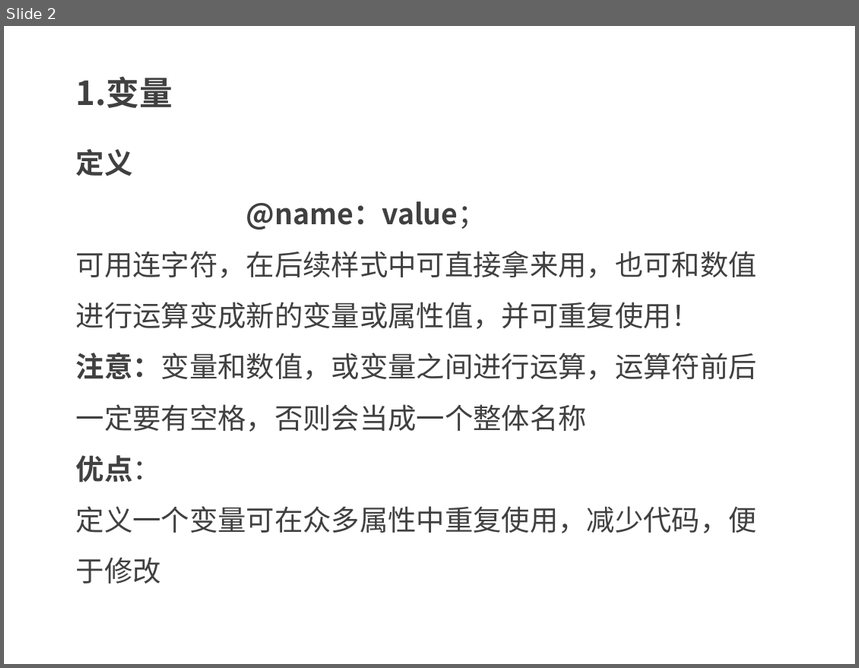
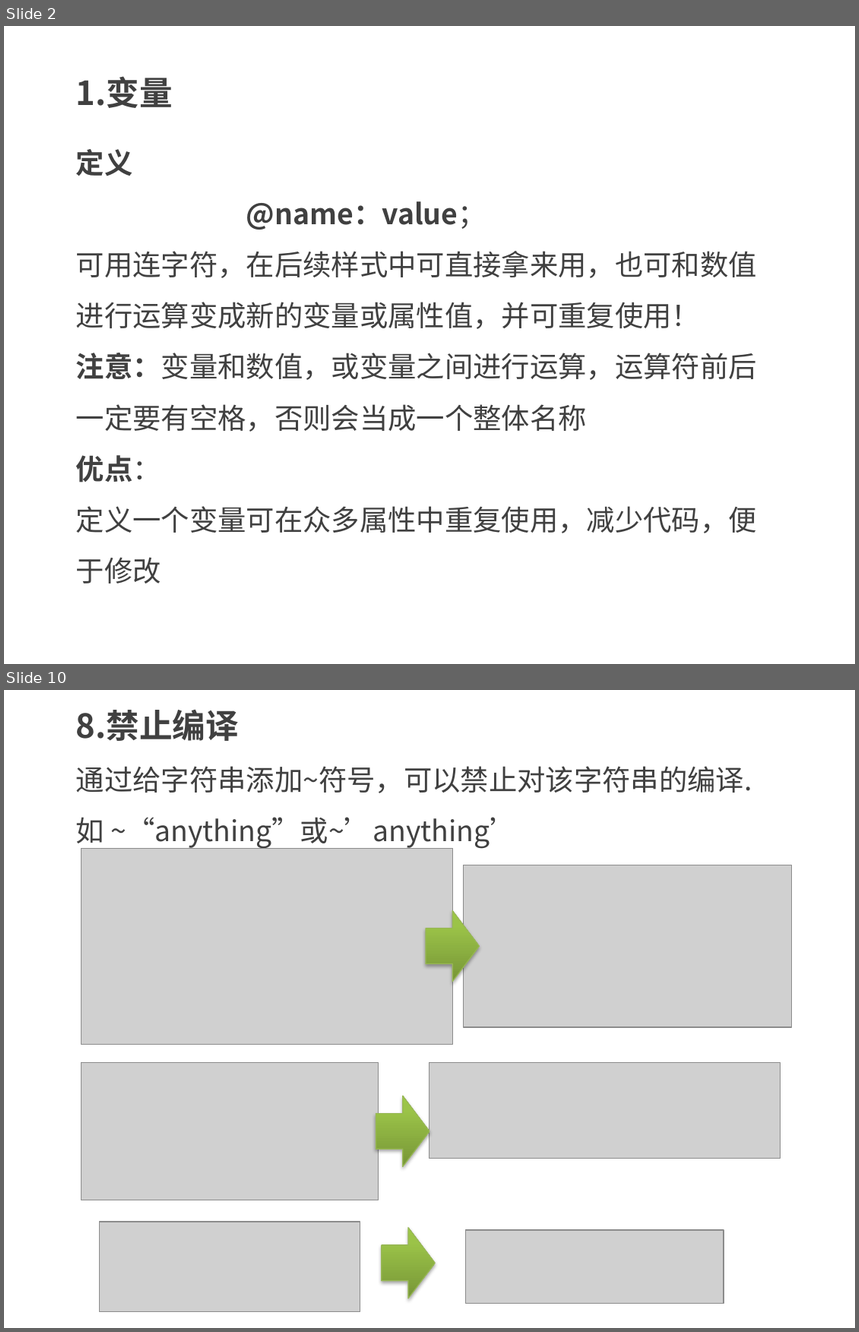
Before and after one commit to kong66/less-class, a slide deck: less-2-变量.pptx. Shown one above the other, each under a label of ours: slide 2 before the commit, slides 2 and 10 after it; the slides between them are not shown. The pictures are 859x668 and 859x1332 pixels, drawn with LibreOffice and Linux fonts; fonts in the diff are those of the drawing; grey boxes stand for pictures. Boxes give left, top, right and bottom in pixels: in the first picture for what was removed or moved away, otherwise in the second. Text is boxed around its words. In the diff, an @@ line names an element or a change of style, - is before the commit and + after.

```diff
--- a/less-2-变量.pptx
+++ b/less-2-变量.pptx
@@ slide 10 added at box(4, 690, 855, 1328), background #FFFFFF @@
@@ text added at box(76, 709, 239, 741), 28 pt, text #404040, bold @@
+8.禁止编译
@@ text added at box(76, 766, 753, 849), 24 pt, text #404040 @@
+通过给字符串添加~符号，可以禁止对该字符串的编译.
+如 ~“anything”或~’anything’
@@ picture added at box(82, 848, 453, 1044) @@
@@ picture added at box(464, 866, 791, 1028) @@
@@ right arrow added at box(427, 910, 480, 981), fill gradient #779737 to #9BC348 to #9DC746, outline #98B955 0.75 pt @@
@@ picture added at box(82, 1063, 379, 1200) @@
@@ picture added at box(430, 1063, 781, 1159) @@
@@ right arrow added at box(376, 1096, 430, 1167), fill gradient #779737 to #9BC348 to #9DC746, outline #98B955 0.75 pt @@
@@ picture added at box(99, 1222, 360, 1312) @@
@@ right arrow added at box(382, 1228, 436, 1299), fill gradient #779737 to #9BC348 to #9DC746, outline #98B955 0.75 pt @@
@@ picture added at box(466, 1230, 724, 1304) @@
```
Also in this commit, not shown: 5 slides changed, 2 other slides added, 1 slide removed, 6 other files.
